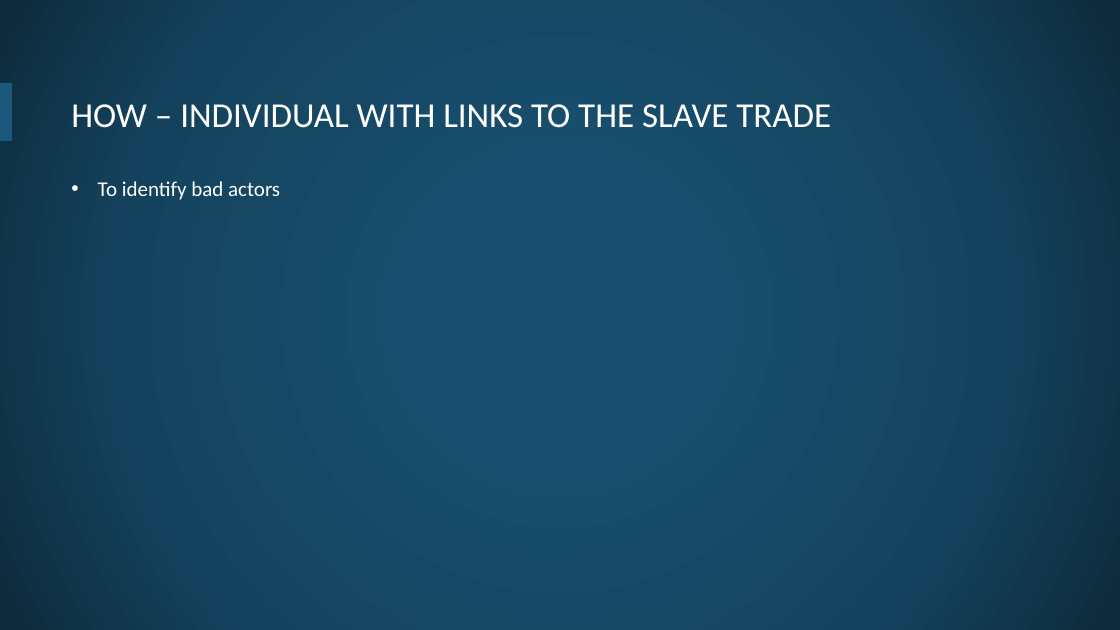
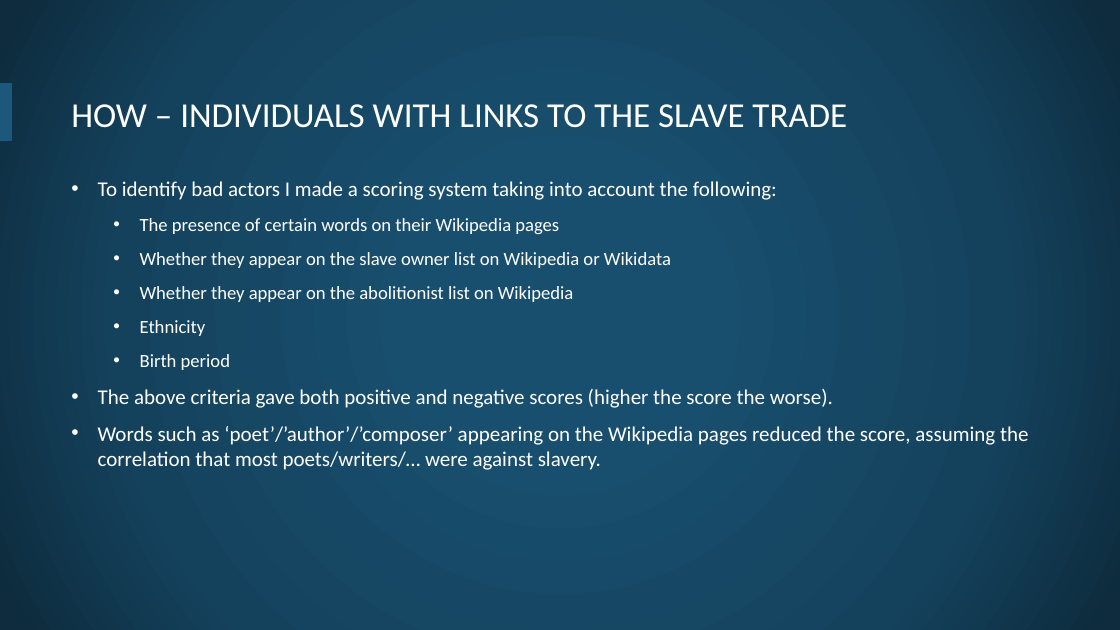
Before and after one commit to openheritage/open-plaques-diversity, a slide deck: slide 7 of The diversity of plaques in London.pptx (slide 8 before the commit). Drawn at 1120x630 pixels with LibreOffice and Linux fonts; fonts in the diff are those of the drawing; background and template pictures are left out. Boxes give left, top, right and bottom in pixels: in the first picture for what was removed or moved away, otherwise in the second. Text is boxed around its words. In the diff, an @@ line names an element or a change of style, - is before the commit and + after.

```diff
--- a/The diversity of plaques in London.pptx
+++ b/The diversity of plaques in London.pptx
@@ title at <box>71,104,847,128</box>: text changed @@
-HOW – INDIVIDUAL WITH LINKS TO THE SLAVE TRADE
+HOW – INDIVIDUALS WITH LINKS TO THE SLAVE TRADE
@@ text at <box>98,181,1028,470</box>: text changed @@
-• To identify bad actors
+• To identify bad actors I made a scoring system taking into account the following:
+  • The presence of certain words on their Wikipedia pages
+  • Whether they appear on the slave owner list on Wikipedia or Wikidata
+  • Whether they appear on the abolitionist list on Wikipedia
+  • Ethnicity
+  • Birth period
+• The above criteria gave both positive and negative scores (higher the score the worse).
+• Words such as ‘poet’/’author’/’composer’ appearing on the Wikipedia pages reduced the score, assuming the correlation that most poets/writers/… were against slavery.
```
Also in this commit, not shown: 1 other slide changed, 2 slides added, 1 slide removed.
